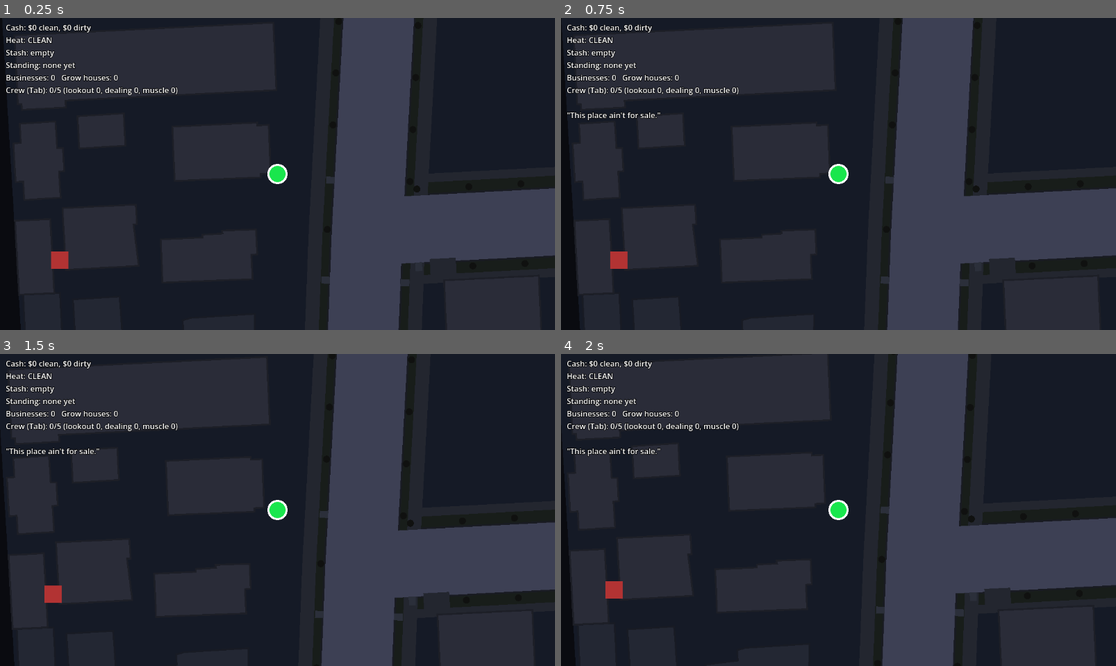
Above: before the commit, frames 1-4 (two rows, left to right).
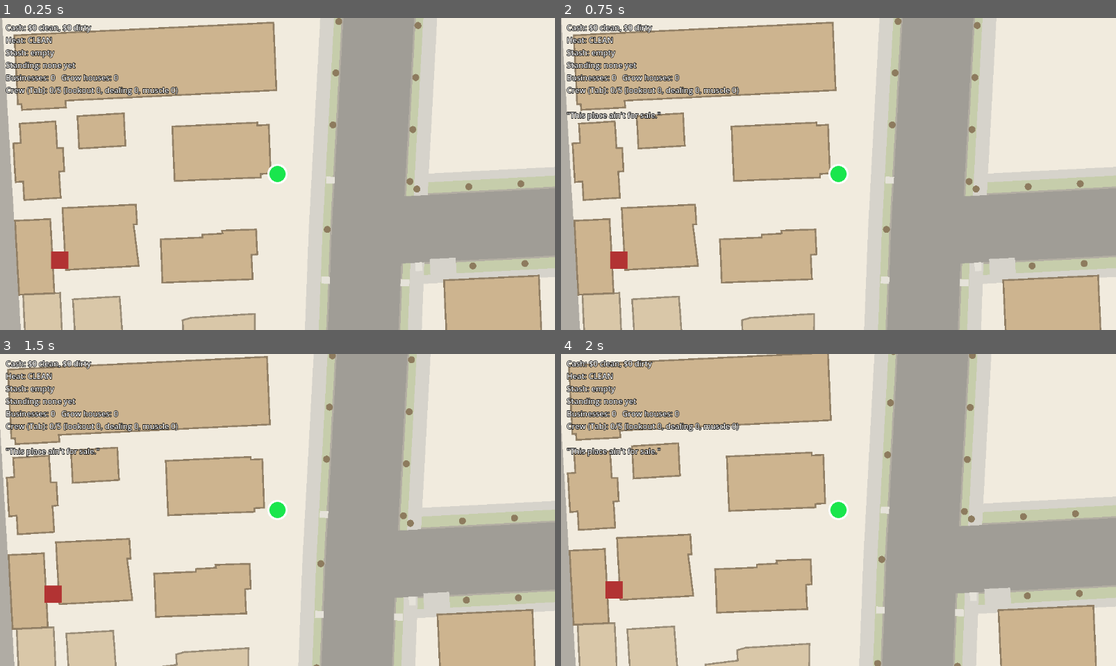
Above: after the commit, the same moments.

Repository: philippkasharov-bit/ganstoid
Game: Godot game, scene res://scenes/main.tscn
Same seed, same stepped clock (60 frames per second), same inputs: the game is played once before the commit and once after it.
Inputs (mouse positions are in pixels of both pictures, inside the frame that each line leads up to):
- Up to frame 1 (0.25 s): no input
- Up to frame 2 (0.75 s): tap Enter (ui_accept) at 0.5 s; move the mouse to (960, 158) at 0.52 s; hold Right (ui_right) from 0.53 s (still down); tap B (buy_business) at 0.6 s; click (960, 158) at 0.67 s
- Up to frame 3 (1.5 s): tap Enter (ui_accept) at 0.77 s; move the mouse to (166, 525) at 1.27 s; release Right (ui_right) at 1.28 s; hold Down (ui_down) from 1.28 s (still down); tap G (crew_deal) at 1.35 s
- Up to frame 4 (2 s): keep holding Down (ui_down); tap Enter (ui_accept) at 1.52 s

The runs differ from the first frame. In frame 1, 99% of the frame differs, in the area x 0-100%, y 0-100%; in frame 2, 99%; in frame 3, 99%; in frame 4, 99%.

Commit message:
WIP S1/MC2: settle people at new game, cop list cache, building fix tool, rebuild script (checks running)
Co-Authored-By: Claude Fable 5.2 <noreply@anthropic.com>
Claude-Session: https://claude.ai/code/session_0181CUZ9xueroR9pN7WCQFBM

Diff:
--- a/core/ecs/world.gd
+++ b/core/ecs/world.gd
@@ -132,6 +132,14 @@
 
 ## Advances the sim by one tick. Hot systems always run; warm systems run
 ## only on the interval boundary, so their cost is amortized across frames.
+## The registered HOT or WARM system of this class, or null (for the few callers
+## that must poke one system directly: new-game set-up, checks).
+func find_system(script: Script) -> SystemBase:
+	for system in _hot_systems + _warm_systems:
+		if system.get_script() == script:
+			return system
+	return null
+
 func step(delta: float) -> void:
 	tick += 1
 	for system in _hot_systems:
--- a/core/systems/npc_schedule_system.gd
+++ b/core/systems/npc_schedule_system.gd
@@ -46,6 +46,7 @@
 const LOITER_FROM_HOUR := 7.0
 const LOITER_TO_HOUR := 22.0
 const LOITERER_SHARE := 0.08       # civilians who stay outside their door instead of going in
+const NEVER := -1000000
 const DETOUR := 1.35               # streets are longer than the straight line
 const MAX_LEAD_HOURS := 3.0        # nobody sets off more than this before their shift
 const PACE_MIN := 1.25             # m/s; SimUnits.WALK (1.5) is the middle of the range
@@ -81,7 +82,7 @@
 var _on_full: Dictionary = {}   # npc id -> true: public ground did not get them there, any walkable way now
 var _enrolled: Dictionary = {}  # npc id -> NPCData
 var _seen_entities := -1
-var _last_tick := -1000000
+var _last_tick := NEVER
 var _idle_targets: Dictionary = {}
 var _idle_dwell_until: Dictionary = {}
 var stranded := 0               # perf/realism counter: people whose door no route reaches
@@ -92,8 +93,8 @@
 	required_component = ComponentNames.NPC
 
 func process_entities(entities: Dictionary, delta: float, tick: int) -> void:
-	if tick != _last_tick + 1:
-		_resync(entities, tick)        # time jumped (new game, sleep): everyone is where their routine says
+	if _last_tick > NEVER and tick != _last_tick + 1:
+		_resync(entities, tick)        # time jumped (sleep): everyone is where their routine says
 	elif _seen_entities != entities.size():
 		_enrol(entities, tick, false)  # somebody new arrived
 	_last_tick = tick
@@ -141,7 +142,7 @@
 		if dist <= SimNav.LAST_HOP_M or _on_full.has(npc.id):
 			if dist > SimNav.LAST_HOP_M:
 				stranded += 1
-			_go_indoors(npc, target)
+			_go_indoors(npc, npc.position)   # in by whatever entrance they reached: no snap across the lot
 			return true
 		_on_full[npc.id] = true   # public ground does not reach it: take any walkable way
 		nav.forget(npc.id)
@@ -202,6 +203,13 @@
 		_plan_day(npc, tick)
 		if settle:
 			_settle(npc, tick)
+
+## New game: put everyone where their routine says they are at `tick` (at work,
+## at home, on their corner) instead of all starting at home. Call once after
+## the world is generated; a later jump in time does this by itself.
+func settle_all(tick: int) -> void:
+	_resync(_world.get_entities_with_component(ComponentNames.NPC), tick)
+	_last_tick = tick
 
 func _resync(entities: Dictionary, tick: int) -> void:
 	_due.clear()
--- a/core/world_driver.gd
+++ b/core/world_driver.gd
@@ -11,7 +11,8 @@
 extends Node
 
 const DISTRICT_RADIUS := 900.0   # metres around the spawn that are simulated
-const DEV_POPULATION_COUNT := 130
+const GAME_POPULATION := 600      # S1: the sim costs about 0.5 ms a tick at this size (verify_sim_perf)
+const START_HOUR := 8.0           # a new game begins in the morning rush, with everyone where their routine puts them
 
 var world: World = World.new()
 var city: CityData
@@ -21,7 +22,9 @@
 	city = CityData.load_file()
 	seed_used = randi()
 	SystemRegistry.register_all(world)
-	WorldGenerator.generate_real_city_game(world, seed_used, city, city.spawn, DISTRICT_RADIUS, DEV_POPULATION_COUNT)
+	WorldGenerator.generate_real_city_game(world, seed_used, city, city.spawn, DISTRICT_RADIUS, GAME_POPULATION)
+	world.tick = SimClock.hours(START_HOUR)
+	(world.find_system(NPCScheduleSystem) as NPCScheduleSystem).settle_all(world.tick)
 	_install_routes.call_deferred()
 
 func _install_routes() -> void:
--- a/debug/verify_phase3_crew_bust.gd
+++ b/debug/verify_phase3_crew_bust.gd
@@ -19,6 +19,7 @@
 			cops.append(n)
 	var cop: NPCData = cops[0]
 	var building: BuildingData = world.get_entities_with_component(ComponentNames.BUILDING).values()[0].get_component(ComponentNames.BUILDING)
+	building.is_raidable = false   # this check is about busts: a raid would cool the corner before the bust tick
 	var spot := building.position
 
 	var dealer := _crew(world, state, 0, GanstoidEnums.CrewRole.DEALER, spot)
--- a/debug/verify_sim_perf.gd
+++ b/debug/verify_sim_perf.gd
@@ -8,7 +8,7 @@
 ## never eat a whole frame in one tick.
 extends SceneTree
 
-const POPULATION := 600          # WorldDriver.GAME_POPULATION
+const POPULATION := 600          # = WorldDriver.GAME_POPULATION
 const TICKS := 3600              # one real minute
 const AVG_BUDGET_MS := {3.0: 1.0, 8.0: 2.5, 11.0: 1.5}   # measured 0.3 / 0.8 / 0.5 in the sandbox
 const WORST_TICK_MS := 16.0
@@ -24,7 +24,8 @@
 		WorldGenerator.generate_real_city_game(world, 1, city, city.spawn, TestWorlds.DISTRICT_RADIUS, POPULATION)
 		SimNav.install(city, city.spawn, TestWorlds.DISTRICT_RADIUS)
 		await TestWorlds.wait_nav(self, [SimNav.active])
-		world.tick = SimClock.hours(hour)   # a jump in time: everyone is put where their routine says
+		world.tick = SimClock.hours(hour)
+		(world.find_system(NPCScheduleSystem) as NPCScheduleSystem).settle_all(world.tick)
 		for i in SimClock.real_seconds(20):
 			world.step(1.0 / SimClock.TICKS_PER_SECOND)
 		var worst := 0
Not shown, added: tools/city/rebuild.sh
